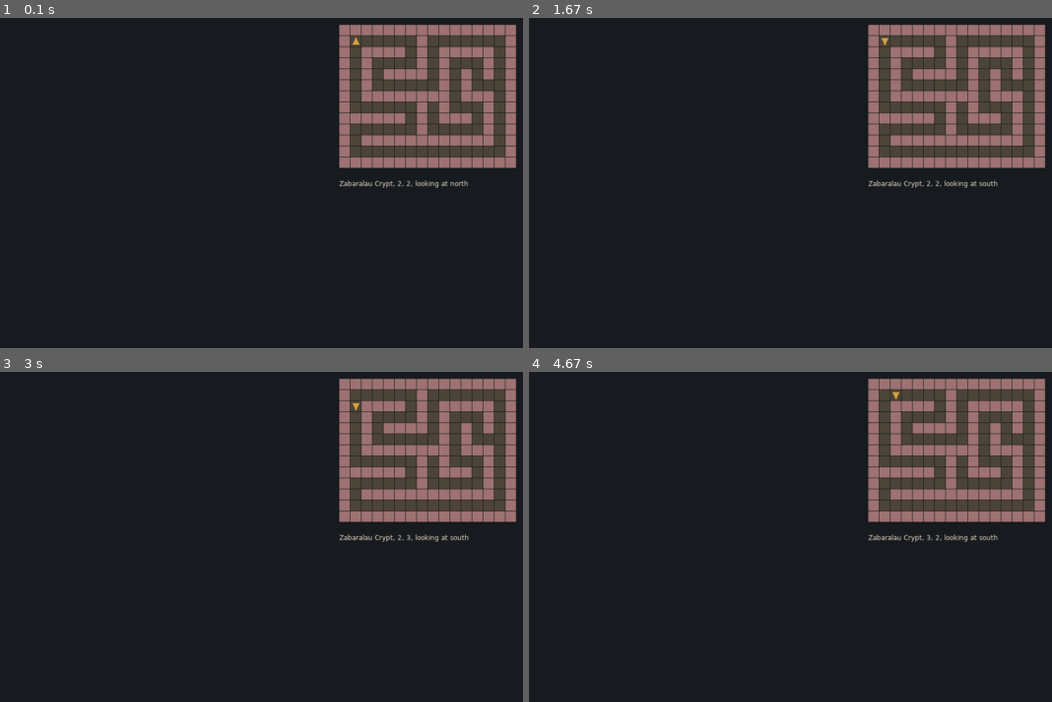
Above: before the commit, frames 1-4 (two rows, left to right).
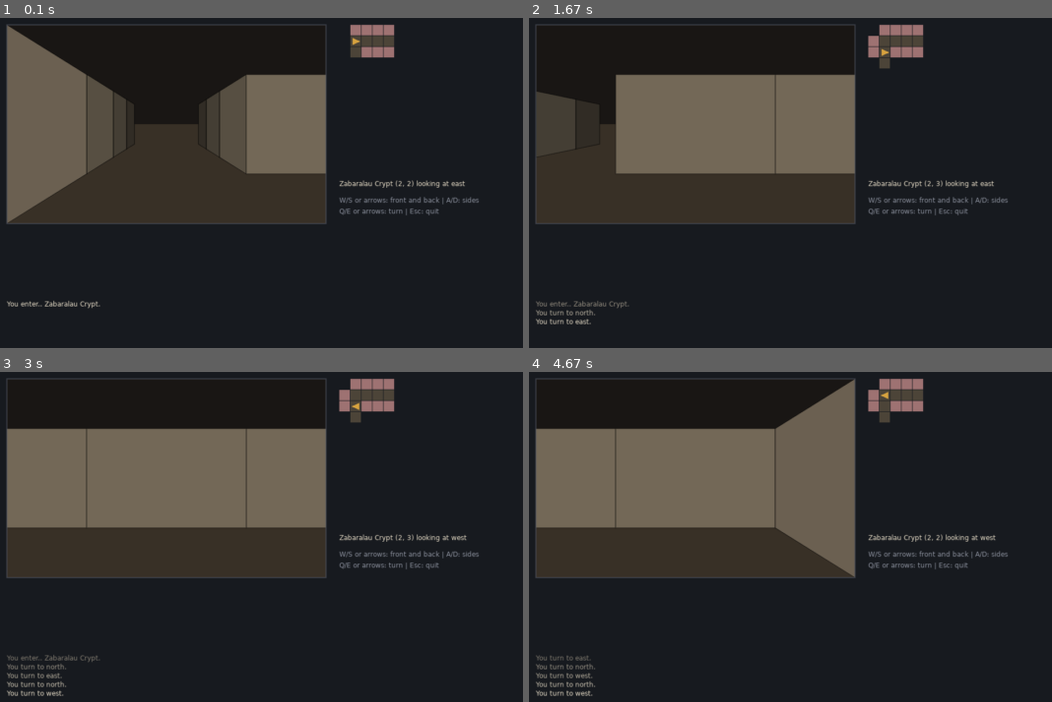
Above: after the commit, the same moments.

Repository: velhotolo/dungeonmatic
Game: LÖVE game, started from main.lua
Same seed, same stepped clock (60 frames per second), same inputs: the game is played once before the commit and once after it.
Inputs:
- Up to frame 1 (0.1 s): no input
- Up to frame 2 (1.67 s): hold X 0.33-0.8 s; hold Right 0.33-0.8 s; tap S at 0.83 s; hold Right 1.17-1.63 s; tap X at 1.23, 1.53 s
- Up to frame 3 (3 s): hold Up 1.67-1.97 s; tap X at 1.73, 2.07, 2.37, 2.57, 2.87 s; hold Right 2-2.47 s; hold Left from 2.5 s (still down)
- Up to frame 4 (4.67 s): release Left at 3.03 s; hold Down 3.07-3.37 s; tap X at 3.13, 3.47, 3.77, 3.9, 4.3, 4.6 s; hold Left 3.4-3.8 s; hold Up 3.83-4.2 s; hold Right from 4.23 s (still down)

The runs differ from the first frame. In frame 1, 41% of the frame differs, in the area x 1-99%, y 2-89%; in frame 2, 41%; in frame 3, 42%; in frame 4, 44%, in the area x 1-99%, y 2-99%.

Commit message:
Walls, walk, messages placeholders all good, now to the rules

Diff:
--- a/main.lua
+++ b/main.lua
@@ -4,15 +4,22 @@
 local Party = require("src.party")
 local direction = require("src.direction")
 local minimap = require("src.minimap")
+local sight = require("src.sight")
+local messages = require("src.messages")
 
 local LEVEL = "level1" --current level
-local maps             -- current floor
+local map              -- current floor
 local party            -- the coterie
+local font
+local RANGE = sight.DEPTH
 
 -- try to walk, if there's a wall, the couterie don't move
 local function walk(ahead, side)
-    party:step(map, ahead, side)
+    if party:step(map, ahead, side) then
+        party:look(map, RANGE)
+    end
 end
+
 
 local function turn(toRight)
     if toRight then
@@ -20,9 +27,12 @@
     else
         party:turnLeft()
     end
+    party:look(map, RANGE)
+    messages.add("You turn to " .. direction.NAMES[party.dir] .. ".")
 end
 
 function love.load()
+    font = love.graphics.newFont(14)
     love.graphics.setBackgroundColor(0.09, 0.10, 0.12)
 
     -- this will be read by another file in the future
@@ -30,7 +40,9 @@
     map = Map.new(level.rows)
     map.name = level.name
 
-    party = Party.new(x, y, dir)
+    party = Party.new(level.start.x, level.start.y, level.start.dir)
+    party:look(map, RANGE)
+    messages.add("You enter.. " .. map.name .. ".")
 end
 
 function love.keypressed(key)
@@ -46,15 +58,23 @@
         turn(false)
     elseif key == "e" or key == "right" then
         turn(true)
+    elseif key == "x" then
+        party:turnAround()
     elseif key == "escape" then
         love.event.quit()
     end
 end
 
 function love.draw()
+    sight.draw(map, party, 16, 16, 576, 360)
+    love.graphics.setColor(0.33, 0.35, 0.40)
+    love.graphics.rectangle("line", 16, 16, 576, 360)
     minimap.draw(map, party, 616, 16, 20)
-
     love.graphics.setColor(0.90, 0.86, 0.78)
-    love.graphics.print(("%s, %d, %d, looking at %s"):format(
+    love.graphics.print(("%s (%d, %d) looking at %s"):format(
         map.name, party.x, party.y, direction.NAMES[party.dir]), 616, 296)
+    love.graphics.setColor(0.55, 0.57, 0.62)
+    love.graphics.print("W/S or arrows: front and back | A/D: sides", 616, 326)
+    love.graphics.print("Q/E or arrows: turn | Esc: quit", 616, 346)
+    messages.draw(16, 514, 16)
 end
--- a/src/map.lua
+++ b/src/map.lua
@@ -11,13 +11,17 @@
 
 -- creates a map froma list of lines and text
 function Map.new(rows)
-    local map = { cells = {}, width = 0, height = #rows }
+    local map = { cells = {}, seen = {}, width = 0, height = #rows }
     setmetatable(map, Map)
+
     for y, row in ipairs(rows) do
         map.cells[y] = {}
+        map.seen[y] = {}
+
         if #row > map.width then
             map.width = #row
         end
+
         for x = 1, #row do
             local char = row:sub(x, x)
             local kind = Map.TYPES[char]
@@ -27,6 +31,7 @@
             map.cells[y][x] = kind
         end
     end
+
     return map
 end
 
@@ -49,4 +54,19 @@
     return kind == "wall" or kind == "secret"
 end
 
+function Map:markSeen(x, y)
+    local row = self.cells[y]
+    if row ~= nil and row[x] ~= nil then
+        self.seen[y][x] = true
+    end
+end
+
+function Map:wasSeen(x, y)
+    local row = self.seen[y]
+    if row == nil then
+        return false
+    end
+    return row[x] == true
+end
+
 return Map
--- /dev/null
+++ b/src/messages.lua
@@ -0,0 +1,24 @@
+local messages = {
+    lines = {},
+    MAX = 5
+}
+
+-- adds a message at the end. If it goes beyond MAX, the older is erased.
+function messages.add(text)
+    table.insert(messages.lines, text)
+    if #messages.lines > messages.MAX then
+        table.remove(messages.lines, 1)
+    end
+end
+
+-- draws the messages, one per line. The old ones turn a bit blurry
+function messages.draw(x0, y0, lineHeight)
+    for i, text in ipairs(messages.lines) do
+        local bright = 0.45 + 0.55 * (i / #messages.lines)
+        love.graphics.setColor(0.90 * bright, 0.86 * bright, 0.78 * bright)
+        love.graphics.print(text, x0, y0 + (i - 1) * lineHeight)
+    end
+    love.graphics.setColor(1, 1, 1)
+end
+
+return messages
--- a/src/minimap.lua
+++ b/src/minimap.lua
@@ -1,4 +1,11 @@
 -- the map from above
+-- colours stay outside the function, because they're the same in each frame.
+-- the function goes through each cell and draws each one like e filled frame
+-- the math behind it: The cell (x, y) beings at x0 + (x -1) * size. The -1 exists because the grid
+-- starts in 1 and the screen at 0: the cell n 1 stays exactly at x0.
+-- square side is size - 1: the pixel leftover turns into a dark line between cells.
+-- love.graphics.SetColor directly accepts a color table: setColor (WALL_COLOR) (this is magic)
+-- in the end, colour comes back to white. It will allow freedom to draw something better in the future.
 local direction = require("src.direction")
 
 local minimap = {}
@@ -33,14 +40,16 @@
 function minimap.draw(map, party, x0, y0, size)
     for y = 1, map.height do
         for x = 1, map.width do
-            if map:isSolid(x, y) then
-                love.graphics.setColor(WALL_COLOR)
-            else
-                love.graphics.setColor(FLOOR_COLOR)
+            if map:wasSeen(x, y) then
+                if map:isSolid(x, y) then
+                    love.graphics.setColor(WALL_COLOR)
+                else
+                    love.graphics.setColor(FLOOR_COLOR)
+                end
+                love.graphics.rectangle("fill",
+                    x0 + (x - 1) * size, y0 + (y - 1) * size,
+                    size - 1, size - 1)
             end
-            love.graphics.rectangle("fill",
-                x0 + (x - 1) * size, y0 + (y - 1) * size,
-                size - 1, size - 1)
         end
     end
     drawParty(party, x0, y0, size)
@@ -48,11 +57,3 @@
 end
 
 return minimap
-
--- colours stay outside the function, because they're the same in each frame.
--- the function goes through each cell and draws each one like e filled frame
--- the math behind it: The cell (x, y) beings at x0 + (x -1) * size. The -1 exists because the grid
--- starts in 1 and the screen at 0: the cell n 1 stays exactly at x0.
--- square side is size - 1: the pixel leftover turns into a dark line between cells.
--- love.graphics.SetColor directly accepts a color table: setColor (WALL_COLOR) (this is magic)
--- in the end, colour comes back to white. It will allow freedom to draw something better in the future.
--- a/src/party.lua
+++ b/src/party.lua
@@ -21,6 +21,10 @@
     self.dir = direction.left(self.dir)
 end
 
+function Party:turnAround()
+    self.dir = direction.opposite(self.dir)
+end
+
 -- the four uses of step: (1, 0) walks ahead; (-1, 0) backwards, (0, -1) sideways to the left; (0, 1) sideways to the right
 -- the coterie doesn't turn as they walk sideways: something from the classics like Eye of the Beholder and Realms of Arkania
 function Party:step(map, ahead, side)
@@ -33,4 +37,25 @@
     return true
 end
 
+-- mark as seen the group's cell and what they see ahead: three columns (left, center and right) until "range" cells.
+-- stop on the first wall right in front of them: nobody sees through stone.
+function Party:look(map, range)
+    map:markSeen(self.x, self.y)
+    for ahead = 0, range do
+        for side = -1, 1 do
+            local x, y = direction.toGrid(self.x, self.y, self.dir, ahead, side)
+            map:markSeen(x, y)
+        end
+        local nextX, nextY = direction.toGrid(self.x, self.y, self.dir, ahead + 1, 0)
+        if ahead < range and map:isSolid(nextX, nextY) then
+            map:markSeen(nextX, nextY)
+            break
+        end
+    end
+end
+
+-- by ahead = 0, range goes through line by line, from the line of the group themselves.
+-- after marking the line, check the center cell of the next line (ahead + 1). If it's solid, mark as a wall
+-- so it can appear in the minimap and stop with break.
+-- the condition ahead < range avoids seeing beyond reach.
 return Party
--- /dev/null
+++ b/src/sight.lua
@@ -0,0 +1,111 @@
+-- first person view, drawn only with polygons.
+-- no image: each wall is a rectangle (front) or a trapezius (sides)
+
+local direction = require("src.direction")
+
+
+local sight = {}
+
+sight.DEPTH = 3 -- how mwny cells ahead the coterie sees
+
+-- colours (red, green, blue, com 0 to 1)
+local CEILING = { 0.10, 0.09, 0.08 }
+local FLOOR = { 0.22, 0.19, 0.15 }
+local FRONT = { 0.55, 0.50, 0.42 } -- front wall
+local SIDE = { 0.42, 0.38, 0.32 }
+
+-- half width of "plane" k on screen. The plane 0 is the border behind the group.
+-- the plane 1 is the border with cell on front; and so on. The farther, the smaller; that's the perspective.
+
+local function halfWidth(w, k)
+    return (w / 2) / (k + 1)
+end
+
+-- the k plane: the sight center (cx, cy) and halves of width and height
+local function plane(x0, y0, w, h, k)
+    local cx = x0 + w / 2
+    local cy = y0 + h / 2
+    local hw = halfWidth(w, k)
+    local hh = hw * h / w -- height follows sight proportion
+    return cx, cy, hw, hh
+end
+
+local function xOnPlane(x0, w, k, edge)
+    return x0 + w / 2 + edge * 2 * halfWidth(w, k)
+end
+
+local function shade(color, ahead)
+    local light = 1 - 0.18 * ahead
+    return color[1] * light, color[2] * light, color[3] * light
+end
+
+-- 0 x, on screen, on the edge (measured in columns from the center) on plane k.
+-- edge = -0.5 is the left border of the coterie's column; +0.5 is the right.
+local function frontWall(x0, y0, w, h, ahead, side)
+    local _, cy, _, hh = plane(x0, y0, w, h, ahead)
+    local xa = xOnPlane(x0, w, ahead, side - 0.5)
+    local xb = xOnPlane(x0, w, ahead, side + 0.5)
+
+    love.graphics.setColor(shade(FRONT, ahead))
+    love.graphics.rectangle("fill", xa, cy - hh, xb - xa, 2 * hh)
+    love.graphics.setColor(0, 0, 0, 0.6) -- black contour half opaque
+    love.graphics.rectangle("line", xa, cy - hh, xb - xa, 2 * hh)
+end
+
+local function sideWall(x0, y0, w, h, ahead, side)
+    local edge
+    if side < 0 then
+        edge = side + 0.5
+    else
+        edge = side - 0.5
+    end
+    local _, cyNear, _, hhNear = plane(x0, y0, w, h, ahead)
+    local _, cyFar, _, hhFar = plane(x0, y0, w, h, ahead + 1)
+    local xNear = xOnPlane(x0, w, ahead, edge)
+    local xFar = xOnPlane(x0, w, ahead + 1, edge)
+    local points = {
+        xNear, cyNear - hhNear,
+
+        xFar, cyFar - hhFar,
+
+        xFar, cyFar + hhFar,
+
+        xNear, cyNear + hhNear,
+
+    }
+    love.graphics.setColor(shade(SIDE, ahead))
+    love.graphics.polygon("fill", points)
+    love.graphics.setColor(0, 0, 0, 0.6)
+    love.graphics.polygon("line", points)
+end
+
+-- draws coterie's sight in the area (x0, y0, w, h)
+function sight.draw(map, party, x0, y0, w, h)
+    love.graphics.setScissor(x0, y0, w, h) -- nothing leaves sight area
+    -- ceiling and floor: upper half and bottom half
+    love.graphics.setColor(CEILING)
+    love.graphics.rectangle("fill", x0, y0, w, h / 2)
+    love.graphics.setColor(FLOOR)
+    love.graphics.rectangle("fill", x0, y0 + h / 2, w, h / 2)
+    for ahead = sight.DEPTH, 0, -1 do
+        for _, side in ipairs({ -2, 2, -1, 1 }) do
+            local cx, cy = direction.toGrid(party.x, party.y, party.dir, ahead, side)
+            if map:isSolid(cx, cy) then
+                sideWall(x0, y0, w, h, ahead, side)
+            end
+        end
+        if ahead > 0 then
+            for _, side in ipairs({ -2, 2, -1, 1, 0 }) do
+                local cx, cy = direction.toGrid(party.x, party.y, party.dir,
+                    ahead, side)
+                if map:isSolid(cx, cy) then
+                    frontWall(x0, y0, w, h, ahead, side)
+                end
+            end
+        end
+    end
+    love.graphics.setScissor()
+    love.graphics.setColor(1, 1, 1)
+end
+
+return sight
